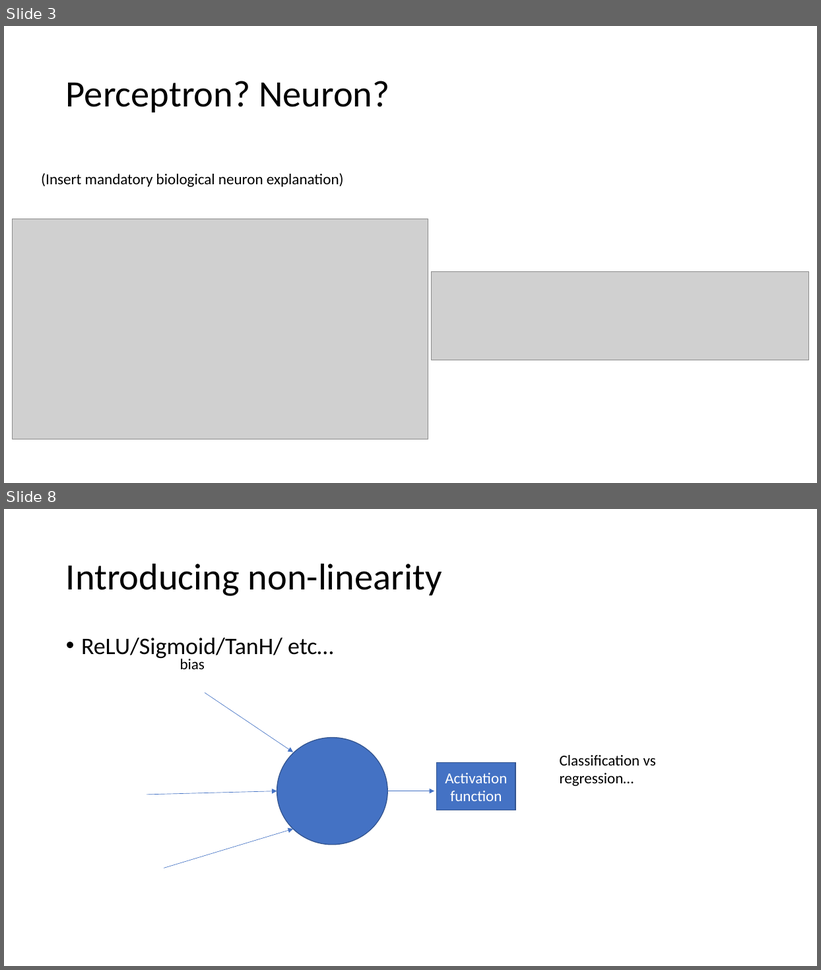
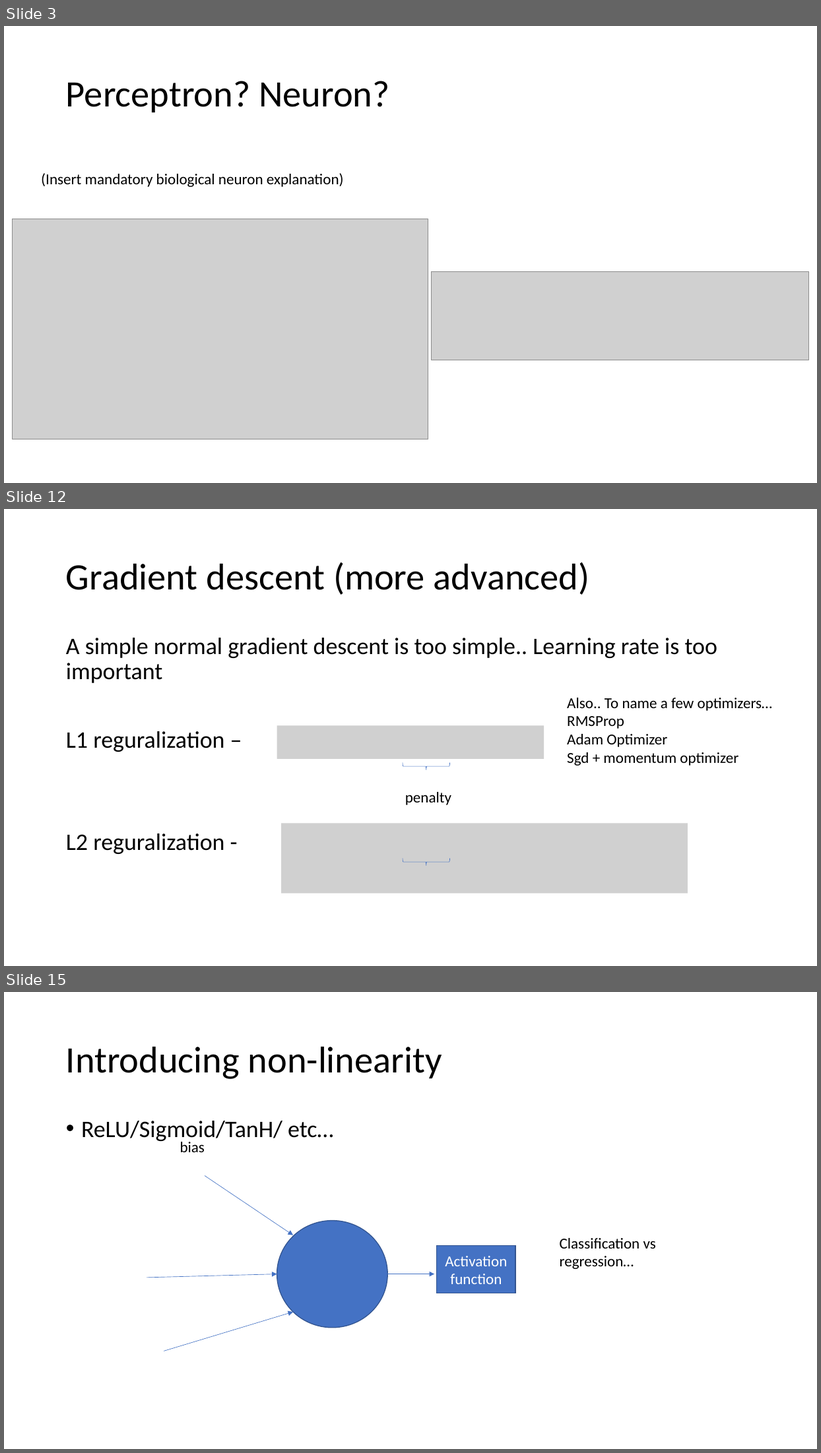
Before and after one commit to Huffwut/Python-meeting, a slide deck: machine learning learnings/perceptron - object detection.pptx. Shown one above the other, each under a label of ours: slides 3 and 8 before the commit, slides 3, 12 and 15 after it; the slides between them are not shown. The pictures are 821x970 and 821x1453 pixels, drawn with LibreOffice and Linux fonts; fonts in the diff are those of the drawing; grey boxes stand for pictures. Boxes give left, top, right and bottom in pixels: in the first picture for what was removed or moved away, otherwise in the second. Text is boxed around its words. In the diff, an @@ line names an element or a change of style, - is before the commit and + after.

```diff
--- a/machine learning learnings/perceptron - object detection.pptx
+++ b/machine learning learnings/perceptron - object detection.pptx
@@ slide 12 added at box(4, 509, 817, 966), background #FFFFFF @@
@@ title added at box(66, 562, 590, 595), 44 pt, text #000000 @@
+Gradient descent (more advanced)
@@ text added at box(66, 638, 718, 854), 28 pt, text #000000 @@
+A simple normal gradient descent is too simple.. Learning rate is too important
+L1 reguralization –
+L2 reguralization -
@@ text added at box(567, 698, 773, 766), 18 pt, text #000000 @@
+Also.. To name a few optimizers…
+RMSProp
+Adam Optimizer
+Sgd + momentum optimizer
@@ picture added at box(277, 725, 545, 759) @@
@@ left brace added at box(403, 763, 450, 770), outline #4472C4 0.5 pt @@
@@ text added at box(405, 792, 451, 805), 18 pt, text #000000 @@
+penalty
@@ picture added at box(282, 823, 688, 893) @@
@@ left brace added at box(403, 858, 450, 865), outline #4472C4 0.5 pt @@
@@ what was slide 8 is now slide 15 @@
```
Also in this commit, not shown: 2 slides changed, 9 other slides added, 2 slides removed, 1 other file.
